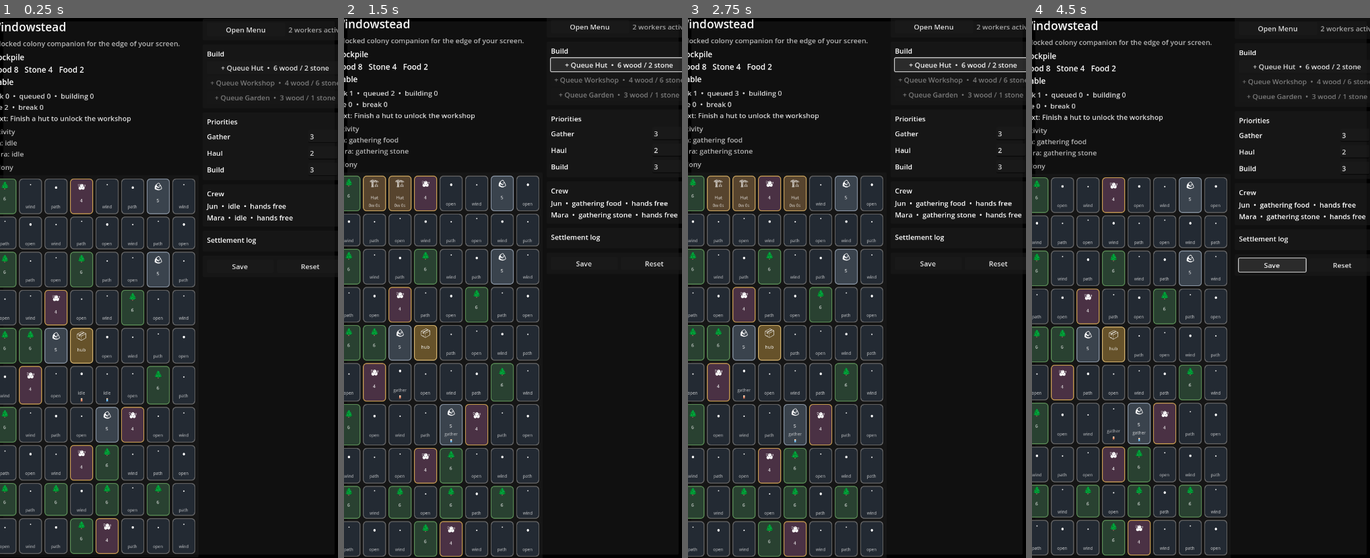
Above: before the commit, frames 1-4 (left to right).
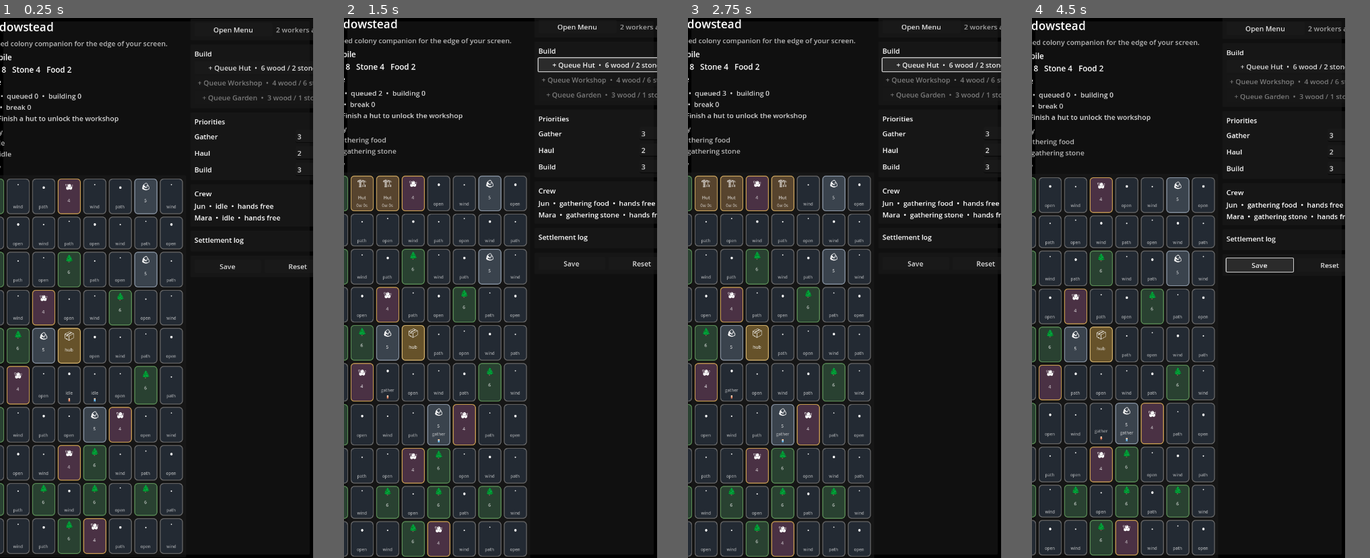
Above: after the commit, the same moments.

Repository: misospace/windowstead
Game: Godot game, scene res://scenes/main.tscn
The game is run twice, just before and just after one commit, with the same random seed, the same clock (stepped at 60 frames per second) and the same inputs.
Inputs:
- Up to frame 1 (0.25 s): no input
- Up to frame 2 (1.5 s): click "+ Queue Hut • 6 wood / 2 stone" at 0.5 s; click "+ Queue Hut • 6 wood / 2 stone" at 1.25 s
- Up to frame 3 (2.75 s): click "+ Queue Hut • 6 wood / 2 stone" at 2 s
- Up to frame 4 (4.5 s): click "Open Menu" at 2.75 s; click "New Game" at 3.5 s; click "Save" at 4.25 s
In our replay, the window is 502x800 before the commit and 465x800 after it. These sizes can differ from the game's own. Grey fills any space a smaller window leaves; there, only what the larger window draws over its background counts as a difference.

The runs differ from the first frame. In frame 1, 21% of the frame differs, in the area x 0-100%, y 0-100%; in frame 2, 22%; in frame 3, 22%; in frame 4, 22%.

Commit message:
feat: size dock by screen percentage

Diff:
--- a/scenes/main.tscn
+++ b/scenes/main.tscn
@@ -195,7 +195,7 @@
 
 [node name="DockSideLabel" type="Label" parent="Backdrop/Margin/Root/SidebarScroll/Right/SettingsPanel/SettingsMargin/SettingsBox"]
 layout_mode = 2
-text = "Dock side"
+text = "Dock anchor"
 
 [node name="DockSideOption" type="OptionButton" parent="Backdrop/Margin/Root/SidebarScroll/Right/SettingsPanel/SettingsMargin/SettingsBox"]
 unique_name_in_owner = true
--- a/scripts/main.gd
+++ b/scripts/main.gd
@@ -4,8 +4,10 @@
 const GRID_H := 10
 const TILE_SIZE := Vector2i(56, 56)
 const STOCKPILE_POS := Vector2i(3, 4)
-const DOCK_WIDTH := 820
-const DOCK_HEIGHT := 1600
+const SIDE_DOCK_WIDTH_RATIO := 0.42
+const SIDE_DOCK_HEIGHT_RATIO := 0.9
+const BOTTOM_DOCK_WIDTH_RATIO := 0.9
+const BOTTOM_DOCK_HEIGHT_RATIO := 0.34
 const WORKER_NAMES := ["Jun", "Mara"]
 const BASE_TICK_SECONDS := 0.9
 const EVENT_INTERVAL_TICKS := 66
@@ -93,19 +95,43 @@
 func apply_dock_position() -> void:
 	var screen := DisplayServer.window_get_current_screen()
 	var usable_rect := DisplayServer.screen_get_usable_rect(screen)
-	var preferred_height: int = max(1100, int(usable_rect.size.y * 0.9))
-	var dock_height: int = min(usable_rect.size.y - 24, min(DOCK_HEIGHT, preferred_height))
-	var dock_size := Vector2i(DOCK_WIDTH, dock_height)
-	DisplayServer.window_set_min_size(Vector2i(720, 1000))
+	var dock_anchor := String(settings.get("dock_anchor", "right"))
+	var dock_size := dock_size_for_anchor(usable_rect.size, dock_anchor)
+	DisplayServer.window_set_min_size(min_size_for_anchor(dock_anchor))
 	DisplayServer.window_set_size(dock_size)
-	var dock_side := String(settings.get("dock_side", "right"))
-	var x := usable_rect.position.x + usable_rect.size.x - dock_size.x - 12
-	if dock_side == "left":
-		x = usable_rect.position.x + 12
-	DisplayServer.window_set_position(Vector2i(
-		x,
+	DisplayServer.window_set_position(dock_position_for_anchor(usable_rect, dock_size, dock_anchor))
+
+func dock_size_for_anchor(screen_size: Vector2i, dock_anchor: String) -> Vector2i:
+	if dock_anchor == "bottom":
+		return Vector2i(
+			max(920, int(screen_size.x * BOTTOM_DOCK_WIDTH_RATIO)),
+			max(420, int(screen_size.y * BOTTOM_DOCK_HEIGHT_RATIO))
+		)
+	return Vector2i(
+		max(760, int(screen_size.x * SIDE_DOCK_WIDTH_RATIO)),
+		max(1000, int(screen_size.y * SIDE_DOCK_HEIGHT_RATIO))
+	)
+
+func min_size_for_anchor(dock_anchor: String) -> Vector2i:
+	if dock_anchor == "bottom":
+		return Vector2i(820, 360)
+	return Vector2i(720, 1000)
+
+func dock_position_for_anchor(usable_rect: Rect2i, dock_size: Vector2i, dock_anchor: String) -> Vector2i:
+	if dock_anchor == "left":
+		return Vector2i(
+			usable_rect.position.x + 12,
+			usable_rect.position.y + usable_rect.size.y - dock_size.y - 12
+		)
+	if dock_anchor == "bottom":
+		return Vector2i(
+			usable_rect.position.x + int((usable_rect.size.x - dock_size.x) / 2),
+			usable_rect.position.y + usable_rect.size.y - dock_size.y - 12
+		)
+	return Vector2i(
+		usable_rect.position.x + usable_rect.size.x - dock_size.x - 12,
 		usable_rect.position.y + usable_rect.size.y - dock_size.y - 12
-	))
+	)
 
 func keep_window_pinned() -> void:
 	DisplayServer.window_set_flag(DisplayServer.WINDOW_FLAG_BORDERLESS, true)
@@ -220,21 +246,37 @@
 
 func load_settings() -> void:
 	settings = {
-		"dock_side": "right",
+		"dock_anchor": "right",
 		"tick_speed": 0,
 	}
 	settings.merge(GameState.load_settings(), true)
 	dock_side_option.clear()
 	dock_side_option.add_item("Right")
 	dock_side_option.add_item("Left")
-	dock_side_option.select(0 if String(settings.get("dock_side", "right")) == "right" else 1)
+	dock_side_option.add_item("Bottom")
+	match String(settings.get("dock_anchor", "right")):
+		"left":
+			dock_side_option.select(1)
+		"bottom":
+			dock_side_option.select(2)
+		_:
+			dock_side_option.select(0)
 	tick_speed_slider.value = float(settings.get("tick_speed", 0))
 	update_tick_speed_label()
 
 func save_settings() -> void:
-	settings["dock_side"] = "right" if dock_side_option.selected == 0 else "left"
+	settings["dock_anchor"] = dock_anchor_from_option(dock_side_option.selected)
 	settings["tick_speed"] = int(tick_speed_slider.value)
 	GameState.save_settings(settings)
+
+func dock_anchor_from_option(index: int) -> String:
+	match index:
+		1:
+			return "left"
+		2:
+			return "bottom"
+		_:
+			return "right"
 
 func toggle_menu() -> void:
 	menu_actions.visible = not menu_actions.visible
@@ -299,7 +341,7 @@
 	save_settings()
 
 func _on_dock_side_selected(index: int) -> void:
-	settings["dock_side"] = "right" if index == 0 else "left"
+	settings["dock_anchor"] = dock_anchor_from_option(index)
 	save_settings()
 	apply_dock_position()
 
